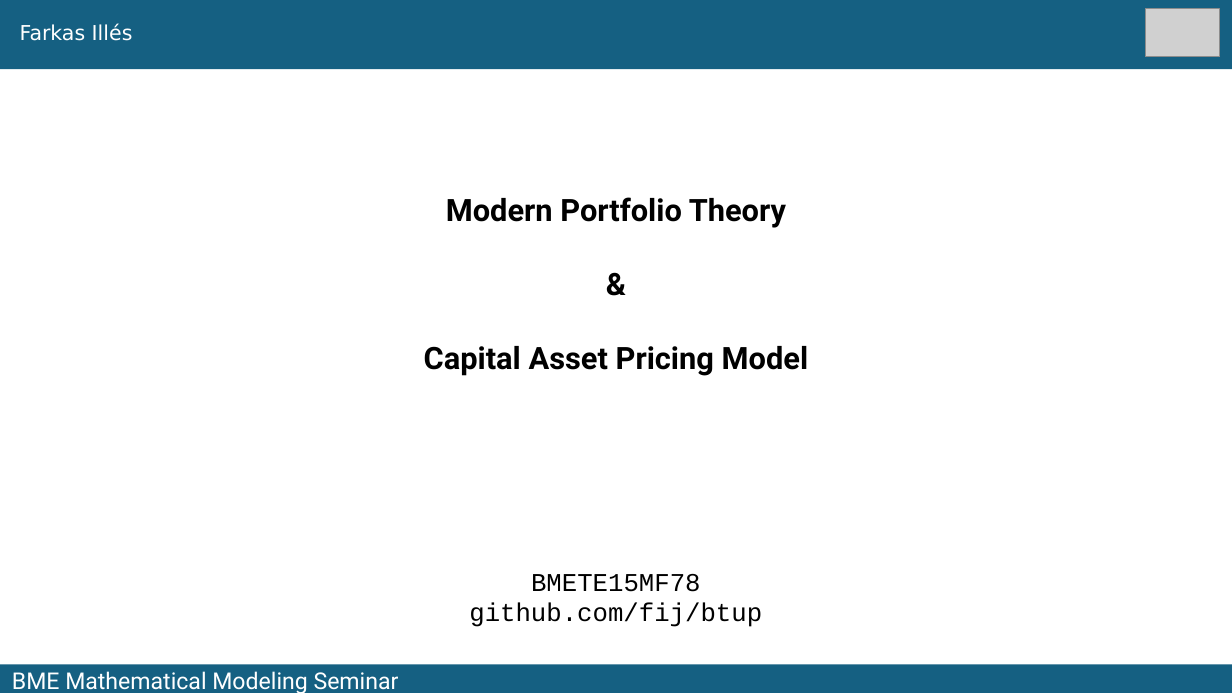
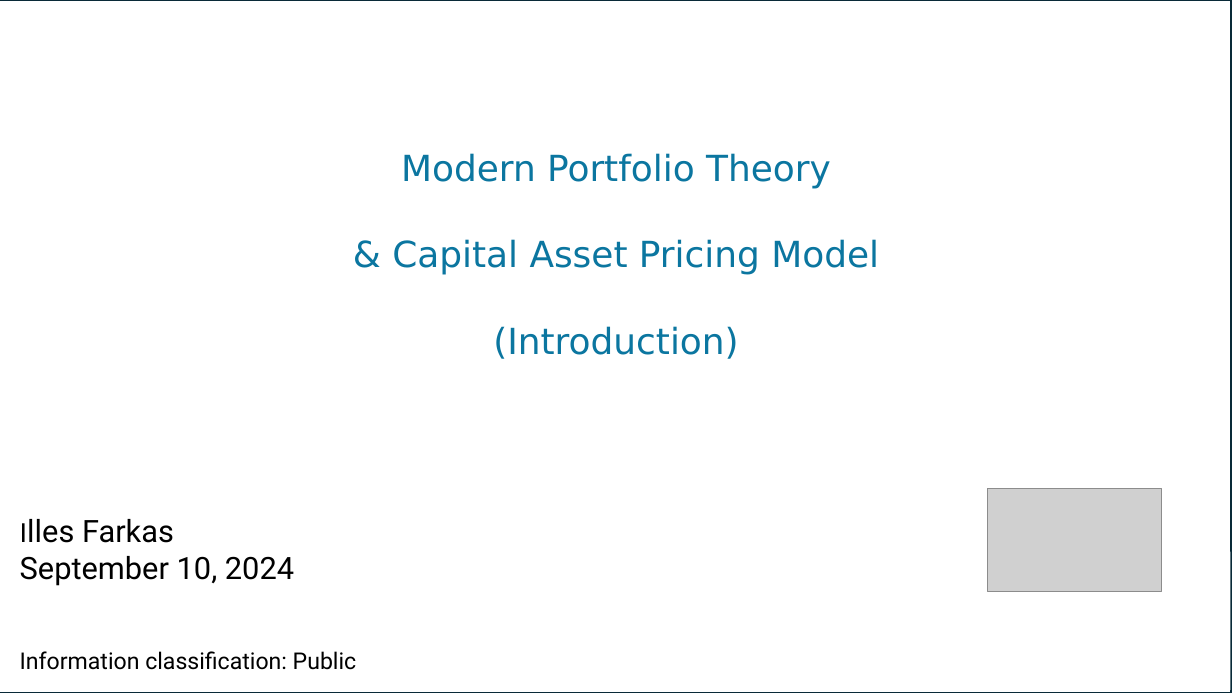
Before and after one commit to fij/btup, a slide deck: slide 1 of MMS_2024_09_10/Farkas_2024_09_10.pptx. Drawn at 1232x693 pixels with LibreOffice and Linux fonts; fonts in the diff are those of the drawing; grey boxes stand for pictures; background and template pictures are left out. Boxes give left, top, right and bottom in pixels: in the first picture for what was removed or moved away, otherwise in the second. Text is boxed around its words. In the diff, an @@ line names an element or a change of style, - is before the commit and + after.

```diff
--- a/MMS_2024_09_10/Farkas_2024_09_10.pptx
+++ b/MMS_2024_09_10/Farkas_2024_09_10.pptx
@@ rectangle added at bbox=[0, 0, 1231, 693], fill #FFFFFF, outline #092A39 1.5 pt @@
@@ picture removed at bbox=[1146, 9, 1221, 57] @@
@@ text "Modern Portfolio Theory": place and size @@
-text "Modern Portfolio Theory" at bbox=[424, 197, 809, 376]
+text "Modern Portfolio Theory" at bbox=[392, 153, 879, 359]
@@ text at bbox=[401, 153, 831, 189]: size 24 to 28 pt, font Roboto to DejaVu Sans, text colour #000000 to #0B76A0, bold off in "Modern Portfolio Theory" @@
@@ text at bbox=[392, 239, 879, 359]: text changed; size 24 to 28 pt; font Roboto to DejaVu Sans; text colour #000000 to #0B76A0; bold off @@
-&
-Capital Asset Pricing Model
+& Capital Asset Pricing Model
+(Introduction)
@@ picture added at bbox=[988, 489, 1163, 592] @@
@@ text added at bbox=[20, 556, 294, 586], 24 pt, text #000000 @@
+Illes Farkas
+September 10, 2024
@@ rectangle added at bbox=[1040, 552, 1231, 690], fill #FFFFFF @@
@@ text removed at bbox=[469, 574, 762, 627] @@
-BMETE15MF78
-github.com/fij/btup
@@ text added at bbox=[20, 651, 357, 670], 18 pt, text #000000 @@
+Information classification: Public
```
Also in this commit, not shown: 24 other slides changed.
